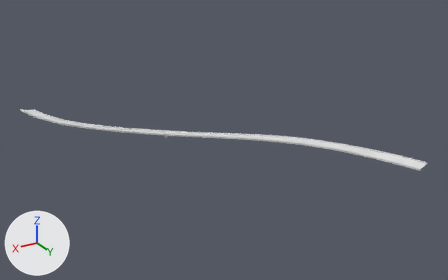
What one commit did to the FBX model assets/maps/FutureCity/SM_FutureCity_Track_04.fbx.
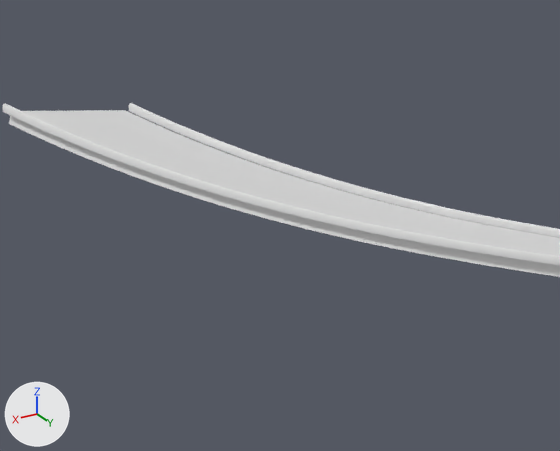
There are two pictures of each version: one whole from a 50 mm camera at (876.0, 431.0, 282.0) aimed at (573.0, -73.0, 30.0), one close up on the part from 4% to 18% of the width and 35% to 52% of the height. The lights are fixed; the arrows at lower left show +X, +Y and +Z. The first two pictures are the older version. Materials are left out; every surface is plain grey. Vertices at exactly the same position are counted once.

Objects in the first close-up: 'SM_FutureCity_Track_04'.
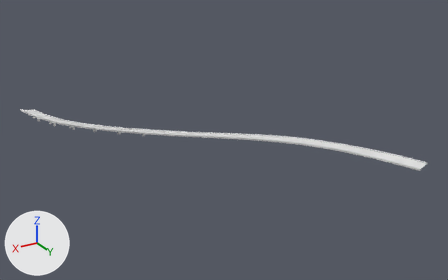
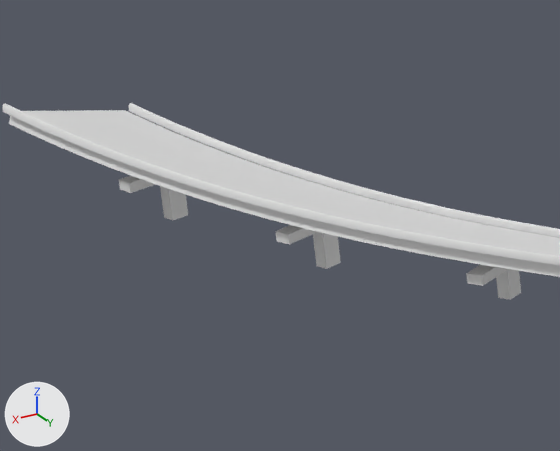
What the commit changed:
me_sm_futurecity_track_04 is used by ob_sm_futurecity_track_04; location (0.0, 0.0, 0.0).
me_sm_futurecity_track_04 had 5516 vertices, 4858 faces and spanned x 437.0..736.0, y -245.0..79.0, z 28.0..42.0.
me_sm_futurecity_track_04 now has 5596 vertices, 4981 faces and spans x 437.0..736.0, y -245.0..79.0, z 28.0..42.0.
me_sm_futurecity_track_04 part 1: the loose piece of 8 vertices spanning x 613.0..622.0, y -120.0..-109.0, z 30.0..32.0 is copied, and the copy is scaled about its middle by (0.245, 0.146, 4.1), then moved by (79.0, -64.0, 3.0); it spans x 696.0..698.0, y -180.0..-177.0, z 31.0..36.0.
me_sm_futurecity_track_04 part 2: the loose piece of 8 vertices spanning x 613.0..622.0, y -120.0..-109.0, z 30.0..32.0 is copied, and the copy is scaled about its middle by (1.3, 0.786, 1), then moved by (79.0, -64.0, 5.0); it spans x 691.0..702.0, y -184.0..-174.0, z 35.0..36.0.
me_sm_futurecity_track_04 part 3: the loose piece of 8 vertices spanning x 613.0..622.0, y -120.0..-109.0, z 30.0..32.0 is copied, and the copy is scaled about its middle by (0.268, 0.115, 5.03), then moved by (93.0, -86.0, 2.0); it spans x 710.0..712.0, y -202.0..-199.0, z 30.0..36.0.
me_sm_futurecity_track_04 part 4: the loose piece of 8 vertices spanning x 613.0..622.0, y -120.0..-109.0, z 30.0..32.0 is copied, and the copy is scaled about its middle by (1.46, 0.595, 1), then moved by (93.0, -86.0, 5.0); it spans x 705.0..717.0, y -204.0..-197.0, z 35.0..36.0.
me_sm_futurecity_track_04 part 5: the loose piece of 8 vertices spanning x 617.0..619.0, y -116.0..-113.0, z 29.0..32.0 is copied, and the copy is scaled about its middle by (1.02, 0.696, 2.4), then moved by (104.0, -109.0, 3.0); it spans x 721.0..723.0, y -225.0..-223.0, z 31.0..37.0.
me_sm_futurecity_track_04 part 6: the loose piece of 8 vertices spanning x 613.0..622.0, y -120.0..-109.0, z 30.0..32.0 is copied, and the copy is scaled about its middle by (1.53, 0.462, 1), then moved by (104.0, -109.0, 5.0); it spans x 716.0..728.0, y -227.0..-221.0, z 36.0..37.0.
Other edits to the shape of me_sm_futurecity_track_04 do not show in these pictures.

Changed parts and their boxes (x1, y1, x2, y2) in the close-ups (560 x 451 px):
'SM_FutureCity_Track_04', reshaped: before (3, 103, 560, 277); after (3, 103, 560, 300)
part 1 of me_sm_futurecity_track_04, added: after (496, 269, 521, 300)
part 2 of me_sm_futurecity_track_04, added: after (466, 234, 544, 286)
part 3 of me_sm_futurecity_track_04, added: after (313, 232, 341, 269)
part 4 of me_sm_futurecity_track_04, added: after (275, 196, 370, 245)
part 5 of me_sm_futurecity_track_04, added: after (160, 186, 188, 221)
part 6 of me_sm_futurecity_track_04, added: after (119, 149, 220, 193)
